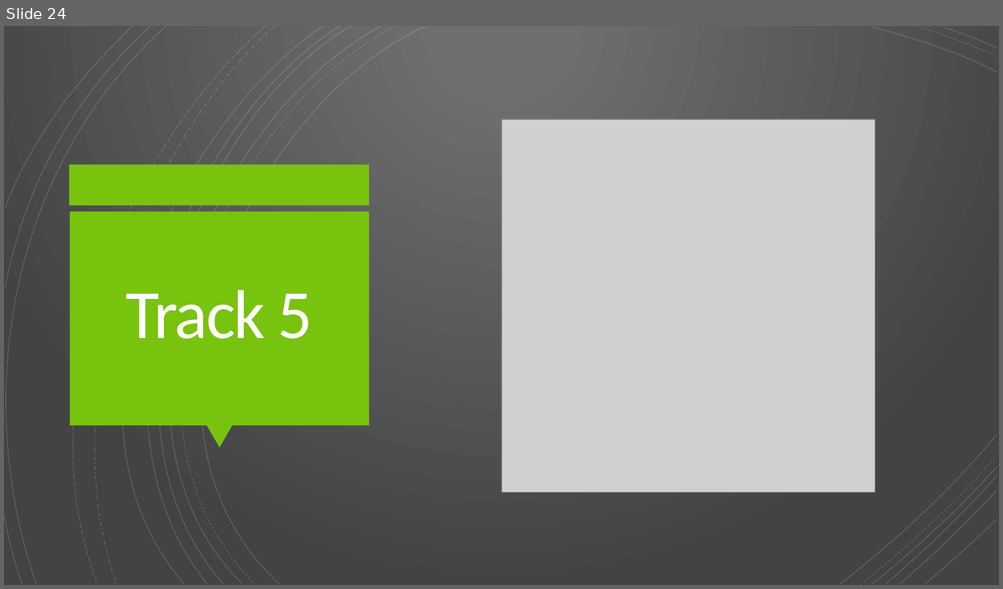
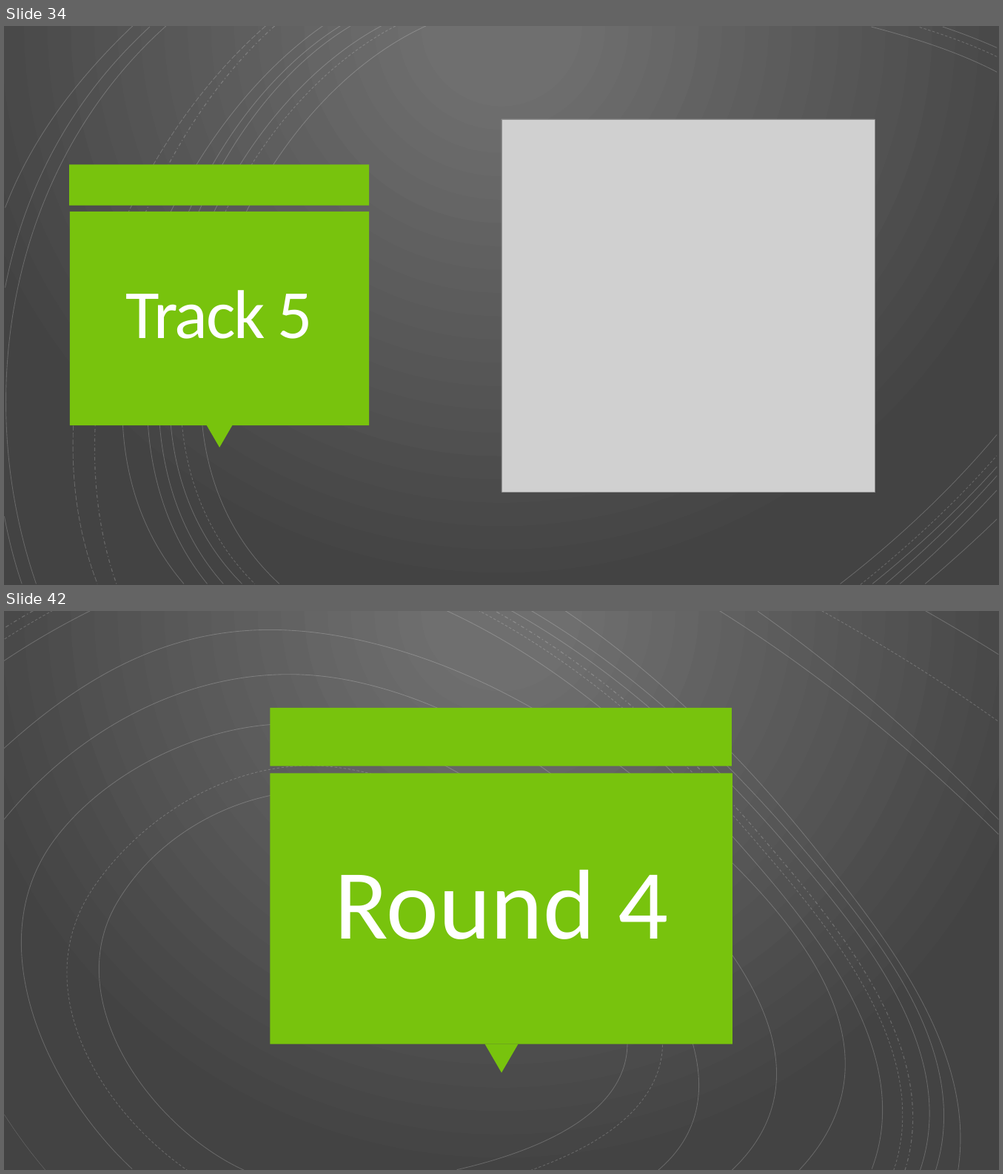
Before and after one commit to Rwelk/Video-Game-Music-Competition, a slide deck: VGMC 2022 Spring Slides.pptx. Shown one above the other, each under a label of ours: slide 24 before the commit, slides 34 and 42 after it; the slides between them are not shown. The pictures are 1003x589 and 1003x1174 pixels, drawn with LibreOffice and Linux fonts; fonts in the diff are those of the drawing; grey boxes stand for pictures. Boxes give left, top, right and bottom in pixels: in the first picture for what was removed or moved away, otherwise in the second. Text is boxed around its words. In the diff, an @@ line names an element or a change of style, - is before the commit and + after.

Commit message:
Added Challenge Round

```diff
--- a/VGMC 2022 Spring Slides.pptx
+++ b/VGMC 2022 Spring Slides.pptx
@@ slide 42 added at (4,611,999,1170), background gradient #707070 to #434343 @@
@@ group added at (4,611,999,1170): 19 freeform shapes @@
@@ rectangle added at (270,708,732,766), fill #78C30D @@
@@ rectangle added at (270,773,732,1044), fill #78C30D @@
@@ text added at (335,870,668,940), 115 pt, text #FFFFFF @@
+Round 4
@@ triangle added at (484,1044,518,1073), fill #78C30D @@
@@ what was slide 24 is now slide 34 @@
```
Also in this commit, not shown: 10 slides changed, 41 other slides added, 54 other files.
